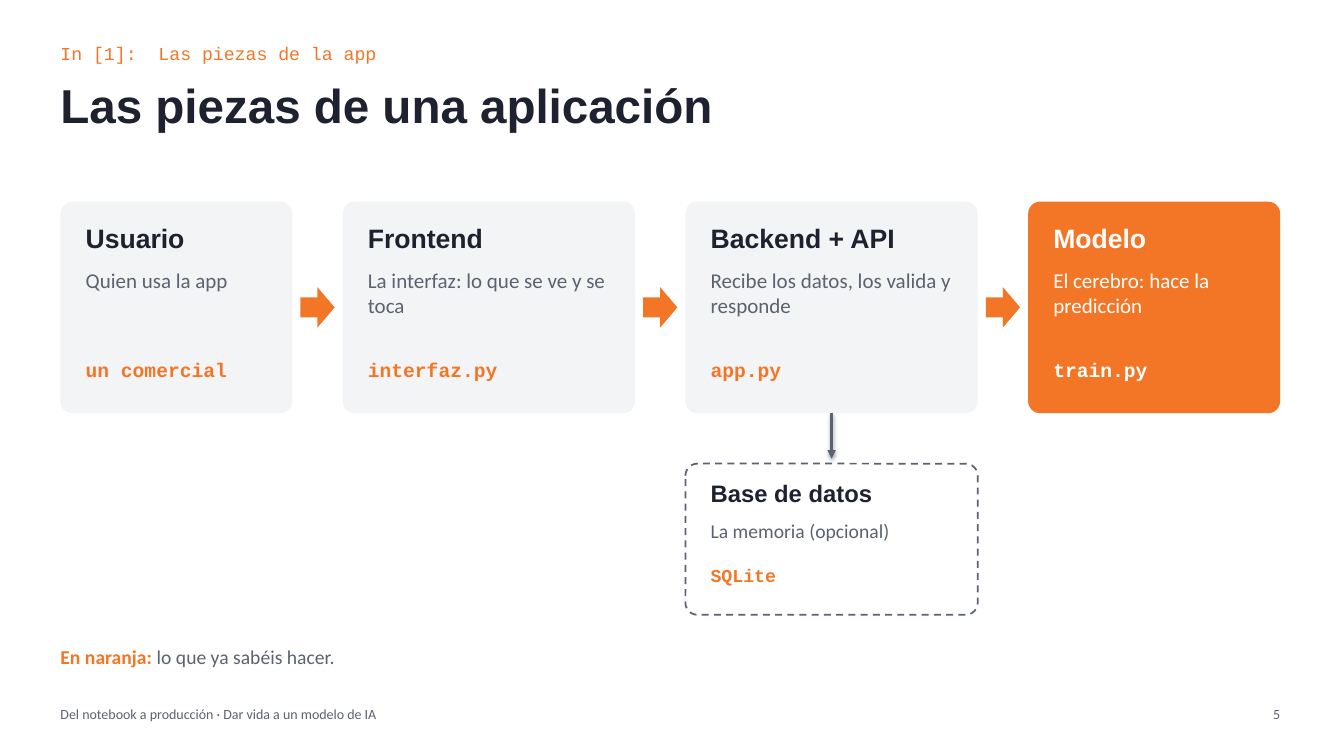
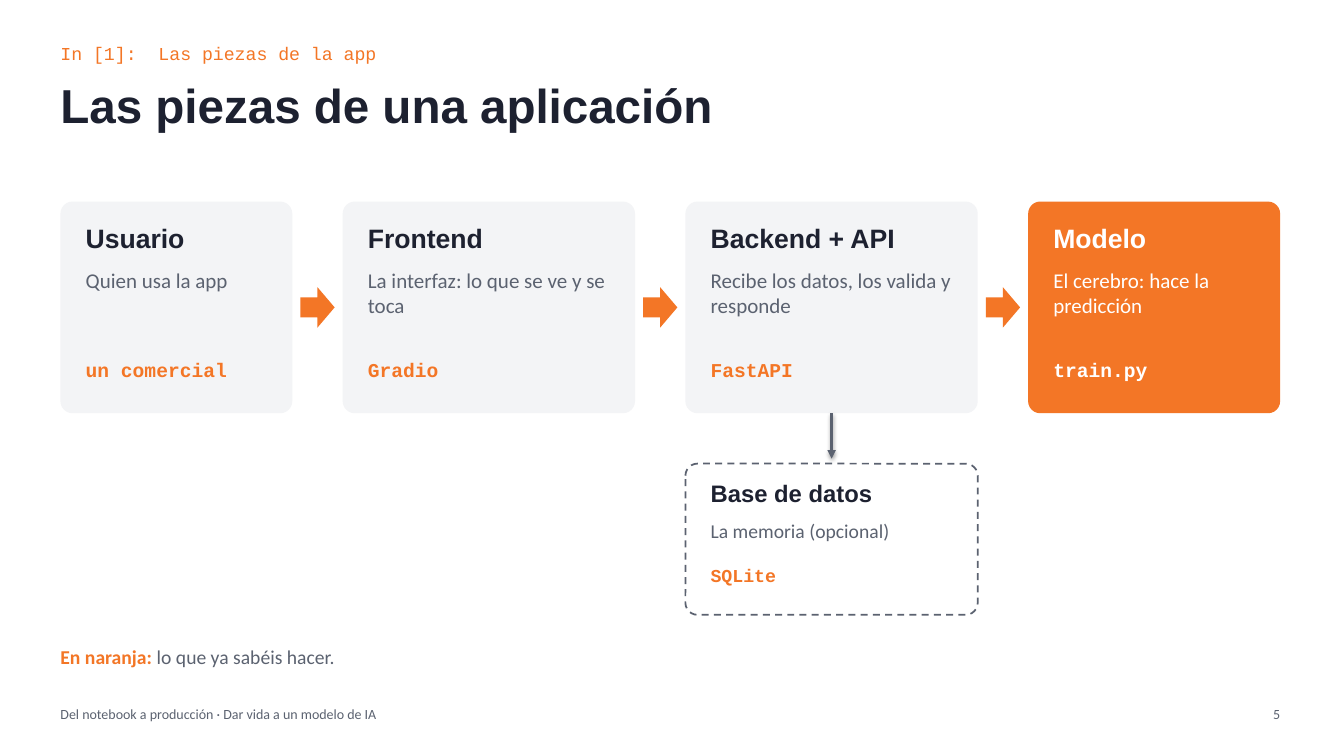
Before and after one commit to juaki0315/demo-icade, a slide deck: slide 5 of charla/Del_notebook_a_produccion.pptx. Drawn at 1344x756 pixels with LibreOffice and Linux fonts; fonts in the diff are those of the drawing. Boxes give left, top, right and bottom in pixels: in the first picture for what was removed or moved away, otherwise in the second. Text is boxed around its words. In the diff, an @@ line names an element or a change of style, - is before the commit and + after.

Commit message:
changed to gradio

```diff
--- a/charla/Del_notebook_a_produccion.pptx
+++ b/charla/Del_notebook_a_produccion.pptx
@@ text at [368, 363, 439, 377]: text changed @@
-interfaz.py
+Gradio
@@ text at [711, 364, 793, 377]: text changed @@
-app.py
+FastAPI
```
Also in this commit, not shown: 12 other slides changed, 1 slide added, 1 slide removed, 8 other files.
